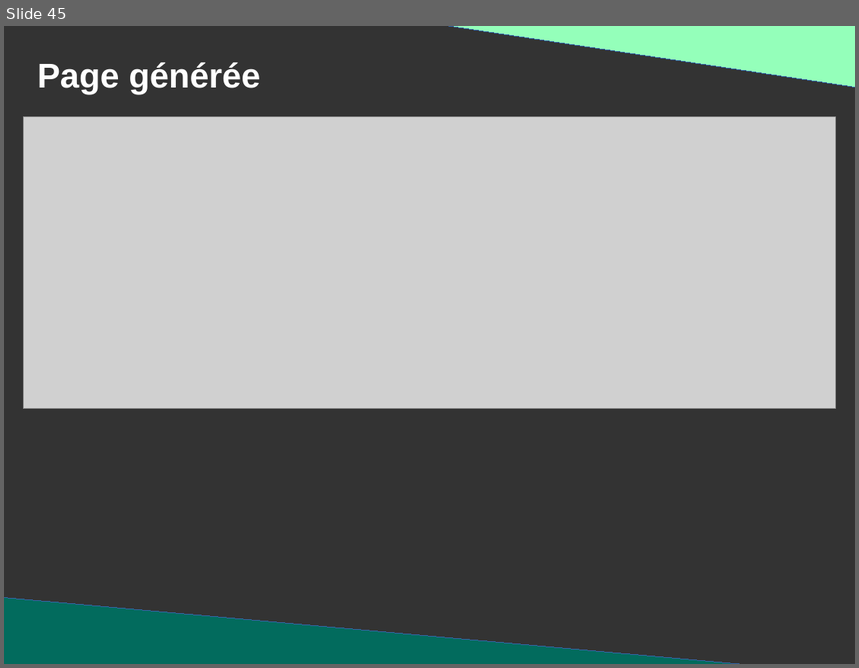
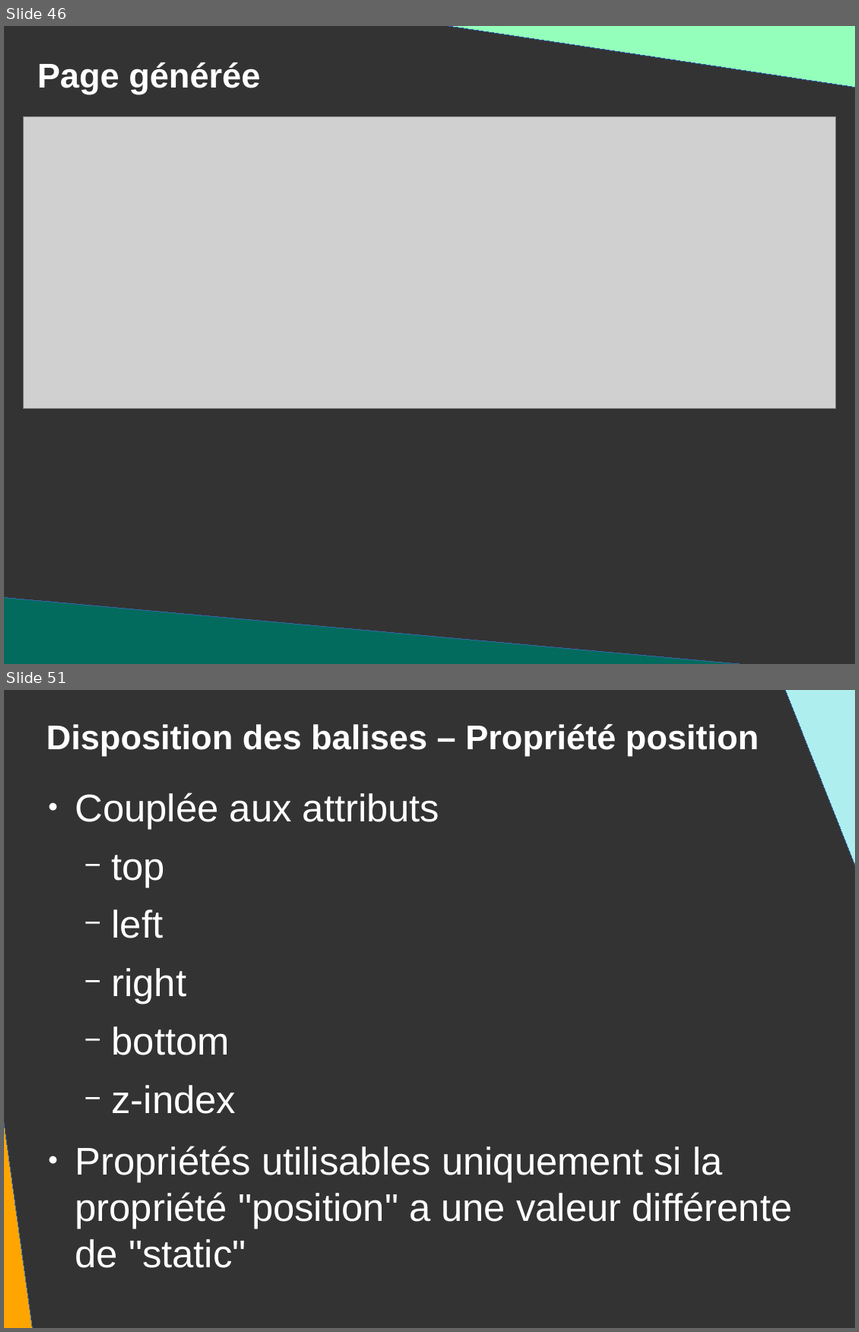
Before and after one commit to DanYellow/presentations, a slide deck: mmi/html/travaux-pratiques/numero-2/presentation.odp. Shown one above the other, each under a label of ours: slide 45 before the commit, slides 46 and 51 after it; the slides between them are not shown. The pictures are 859x668 and 859x1332 pixels, drawn with LibreOffice and Linux fonts; fonts in the diff are those of the drawing; grey boxes stand for pictures. Boxes give left, top, right and bottom in pixels: in the first picture for what was removed or moved away, otherwise in the second. Text is boxed around its words. In the diff, an @@ line names an element or a change of style, - is before the commit and + after.

```diff
--- a/mmi/html/travaux-pratiques/numero-2/presentation.odp
+++ b/mmi/html/travaux-pratiques/numero-2/presentation.odp
@@ slide 51 added at [4,690,855,1328], background #333333 @@
@@ right triangle added at [776,690,855,996], fill #AFEEEE, outline #3465A4 0 pt @@
@@ title added at [47,724,759,756], 32 pt, text #FFFFFF, bold @@
+Disposition des balises – Propriété position
@@ right triangle added at [4,789,35,1328], fill #FFA500, outline #3465A4 0 pt @@
@@ text added at [75,793,793,1229], 36 pt, text #FFFFFF @@
+● Couplée aux attributs
+  − top
+  − left
+  − right
+  − bottom
+  − z-index
+● Propriétés utilisables uniquement si la propriété "position" a une valeur différente de "static"
@@ what was slide 45 is now slide 46 @@
```
Also in this commit, not shown: 3 slides changed, 16 other slides added, 1 slide removed, 3 other files.
